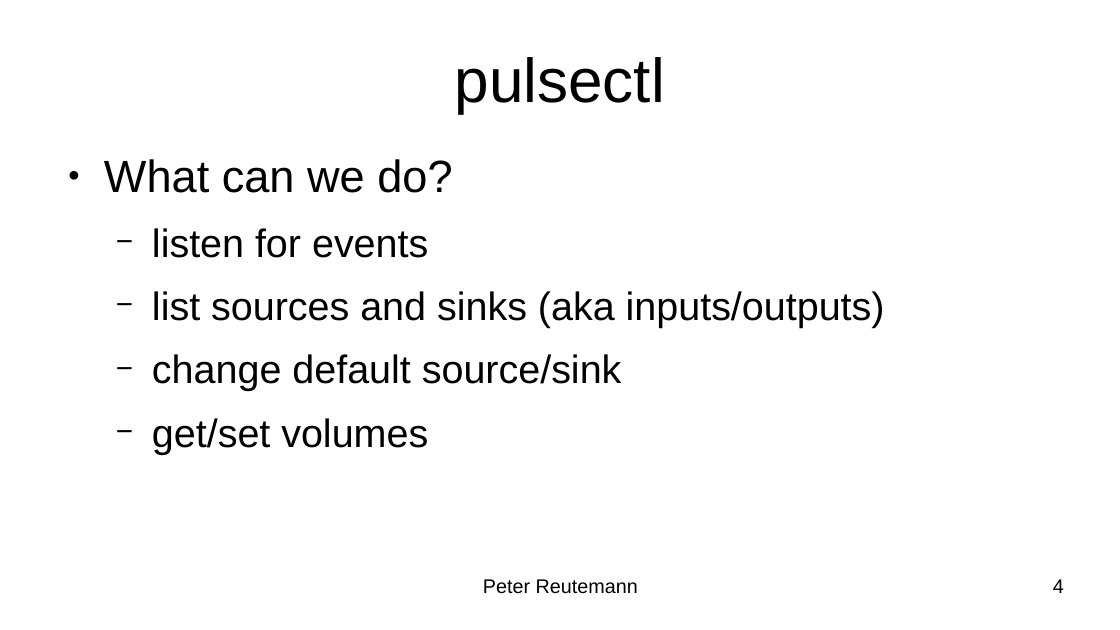
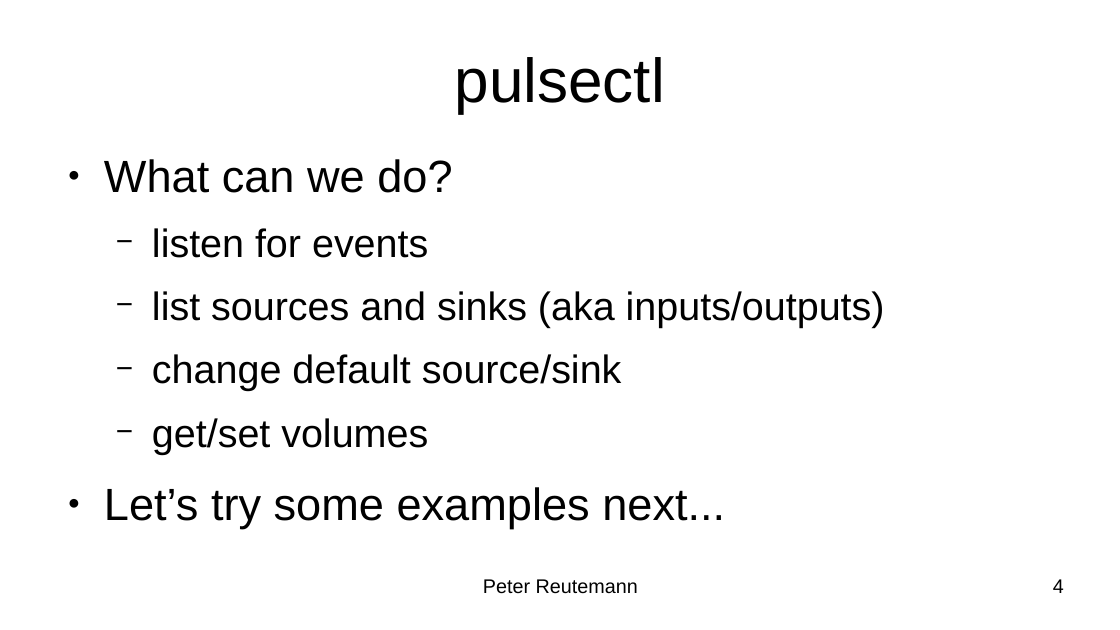
Before and after one commit to HamPUG/meetings, a slide deck: slide 4 of 2020/2020-05-18/pulseaudio/pulseaudio.odp. Drawn at 1120x630 pixels with LibreOffice and Linux fonts; fonts in the diff are those of the drawing. Boxes give left, top, right and bottom in pixels: in the first picture for what was removed or moved away, otherwise in the second. Text is boxed around its words. In the diff, an @@ line names an element or a change of style, - is before the commit and + after.

```diff
--- a/2020/2020-05-18/pulseaudio/pulseaudio.odp
+++ b/2020/2020-05-18/pulseaudio/pulseaudio.odp
@@ text at box(104, 487, 725, 529): paragraph added @@
+● Let’s try some examples next...
```
Also in this commit, not shown: 3 other slides changed, 1 slide added, 6 other files.
